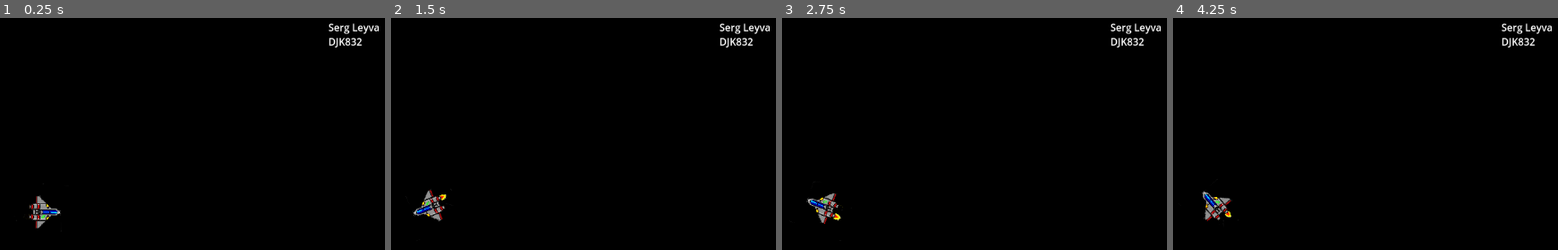
Above: before the commit, frames 1-4 (left to right).
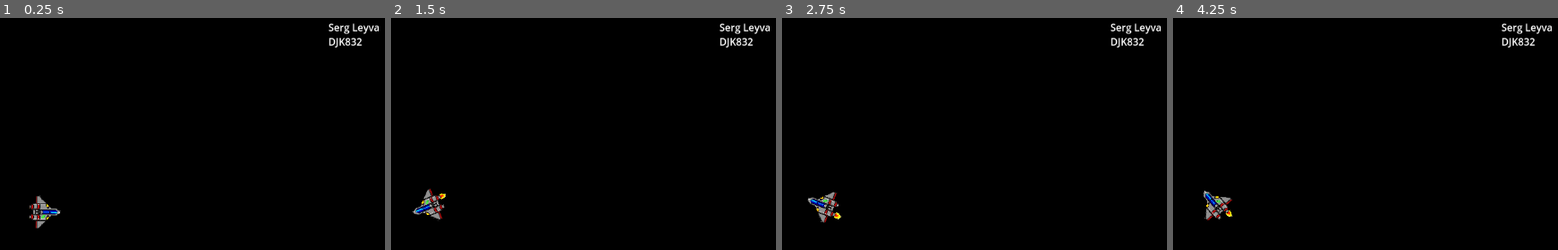
Above: after the commit, the same moments.

Repository: leyvaserg12/CMPT306-A2
Game: Godot game, scene res://main_scene.tscn
The game is run twice, just before and just after one commit, with the same random seed, the same clock (stepped at 60 frames per second) and the same inputs.
Inputs:
- Up to frame 1 (0.25 s): no input
- Up to frame 2 (1.5 s): tap Enter at 0.5 s; hold Right (ui_right) 0.53-1.28 s; hold Left (ui_left) from 1.28 s (still down)
- Up to frame 3 (2.75 s): release Left (ui_left) at 2.03 s; hold Right (ui_right) from 2.03 s (still down)
- Up to frame 4 (4.25 s): release Right (ui_right) at 3.53 s; hold Left (ui_left) from 3.53 s (still down)

The runs differ from the first frame. In frame 1, less than 0.1% of the frame differs, in the area x 7-16%, y 84-86%; in frame 2, 0.4%; in frame 3, 0.4%; in frame 4, 0.5%, in the area x 7-16%, y 74-88%.

Commit message:
added 3 frames per animation of left/right rotate

Diff:
--- a/main_scene.tscn
+++ b/main_scene.tscn
@@ -11,13 +11,29 @@
 atlas = ExtResource("3_i4wrp")
 region = Rect2(297, 96, 99, 96)
 
-[sub_resource type="AtlasTexture" id="AtlasTexture_7yymh"]
+[sub_resource type="AtlasTexture" id="AtlasTexture_sx3be"]
+atlas = ExtResource("3_i4wrp")
+region = Rect2(396, 768, 99, 96)
+
+[sub_resource type="AtlasTexture" id="AtlasTexture_dk24x"]
 atlas = ExtResource("3_i4wrp")
 region = Rect2(396, 0, 99, 96)
+
+[sub_resource type="AtlasTexture" id="AtlasTexture_70os6"]
+atlas = ExtResource("3_i4wrp")
+region = Rect2(396, 384, 99, 96)
+
+[sub_resource type="AtlasTexture" id="AtlasTexture_cqubm"]
+atlas = ExtResource("3_i4wrp")
+region = Rect2(99, 768, 99, 96)
 
 [sub_resource type="AtlasTexture" id="AtlasTexture_igkkk"]
 atlas = ExtResource("3_i4wrp")
 region = Rect2(99, 0, 99, 96)
+
+[sub_resource type="AtlasTexture" id="AtlasTexture_n2wn7"]
+atlas = ExtResource("3_i4wrp")
+region = Rect2(99, 384, 99, 96)
 
 [sub_resource type="SpriteFrames" id="SpriteFrames_n71ap"]
 resource_local_to_scene = true
@@ -32,7 +48,13 @@
 }, {
 "frames": [{
 "duration": 1.0,
-"texture": SubResource("AtlasTexture_7yymh")
+"texture": SubResource("AtlasTexture_sx3be")
+}, {
+"duration": 1.0,
+"texture": SubResource("AtlasTexture_dk24x")
+}, {
+"duration": 1.0,
+"texture": SubResource("AtlasTexture_70os6")
 }],
 "loop": true,
 "name": &"rotateLeft",
@@ -40,7 +62,13 @@
 }, {
 "frames": [{
 "duration": 1.0,
+"texture": SubResource("AtlasTexture_cqubm")
+}, {
+"duration": 1.0,
 "texture": SubResource("AtlasTexture_igkkk")
+}, {
+"duration": 1.0,
+"texture": SubResource("AtlasTexture_n2wn7")
 }],
 "loop": true,
 "name": &"rotateRight",
Not shown: 1 places in main_scene.tscn that only renumber resources
Binary file changed: rocket ship.png
Not shown, changed: rocket ship.png.import
Binary file removed: spaceship.png
Not shown, removed: spaceship.png.import
